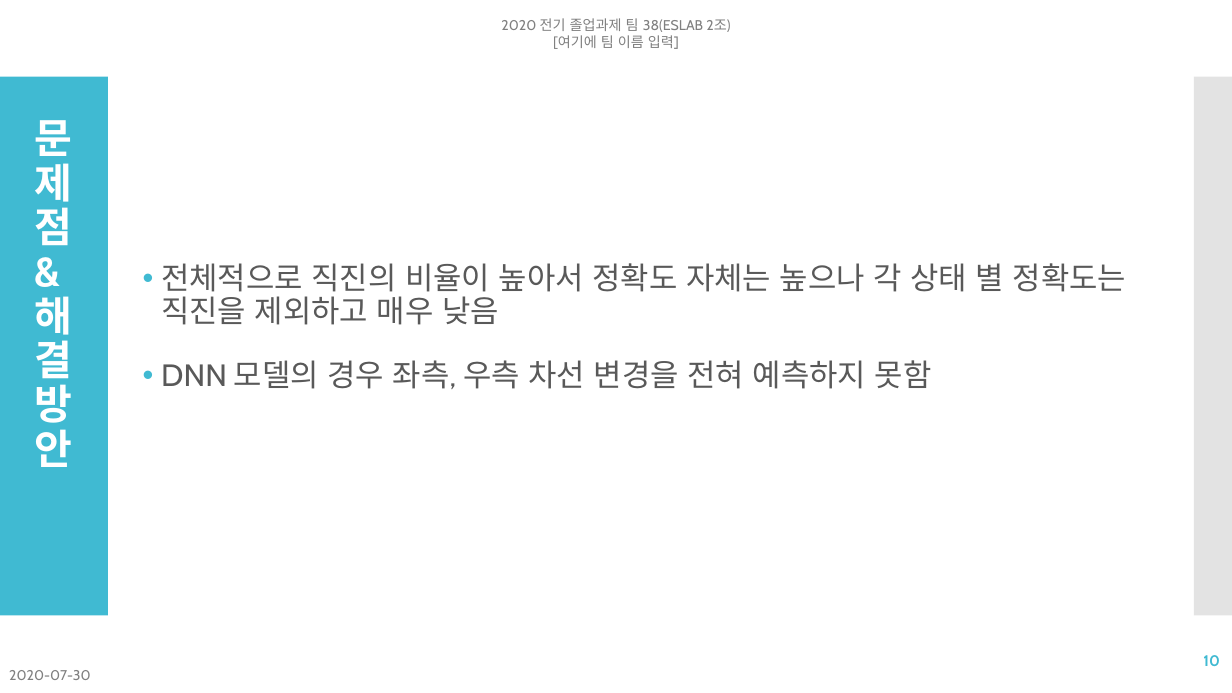
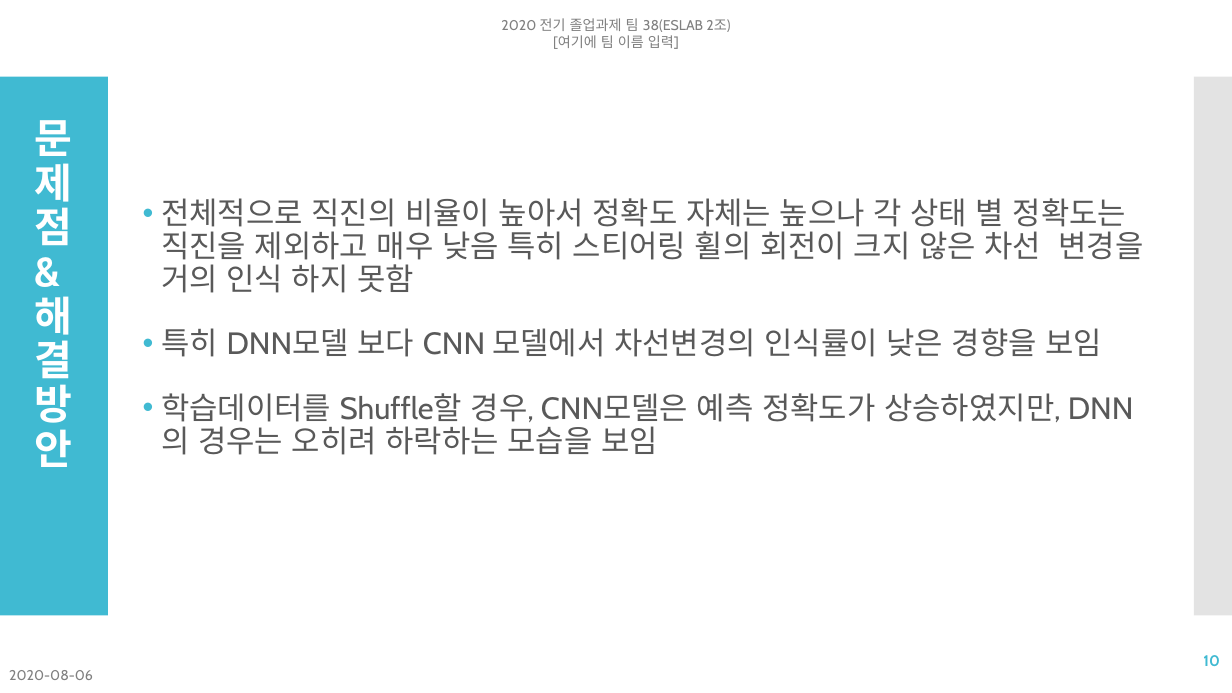
Before and after one commit to NgaAdrain/TEAM_Enter_Text_Here, a slide deck: slide 10 of Reports/발표/졸업과제 여섯번째 발표 2조.pptx. Drawn at 1232x693 pixels with LibreOffice and Linux fonts; fonts in the diff are those of the drawing. Boxes give left, top, right and bottom in pixels: in the first picture for what was removed or moved away, otherwise in the second. Text is boxed around its words. In the diff, an @@ line names an element or a change of style, - is before the commit and + after.

```diff
--- a/Reports/발표/졸업과제 여섯번째 발표 2조.pptx
+++ b/Reports/발표/졸업과제 여섯번째 발표 2조.pptx
@@ text at [161,198,1143,455]: text changed @@
-• 전체적으로 직진의 비율이 높아서 정확도 자체는 높으나 각 상태 별 정확도는 직진을 제외하고 매우 낮음
-• DNN 모델의 경우 좌측, 우측 차선 변경을 전혀 예측하지 못함
+• 전체적으로 직진의 비율이 높아서 정확도 자체는 높으나 각 상태 별 정확도는 직진을 제외하고 매우 낮음 특히 스티어링 휠의 회전이 크지 않은 차선 변경을 거의 인식 하지 못함
+• 특히 DNN모델 보다 CNN 모델에서 차선변경의 인식률이 낮은 경향을 보임
+• 학습데이터를 Shuffle할 경우, CNN모델은 예측 정확도가 상승하였지만, DNN의 경우는 오히려 하락하는 모습을 보임
@@ text at [9,670,93,680]: text changed @@
-2020-07-30
+2020-08-06
```
Also in this commit, not shown: 12 other slides changed, 1 slide added.
